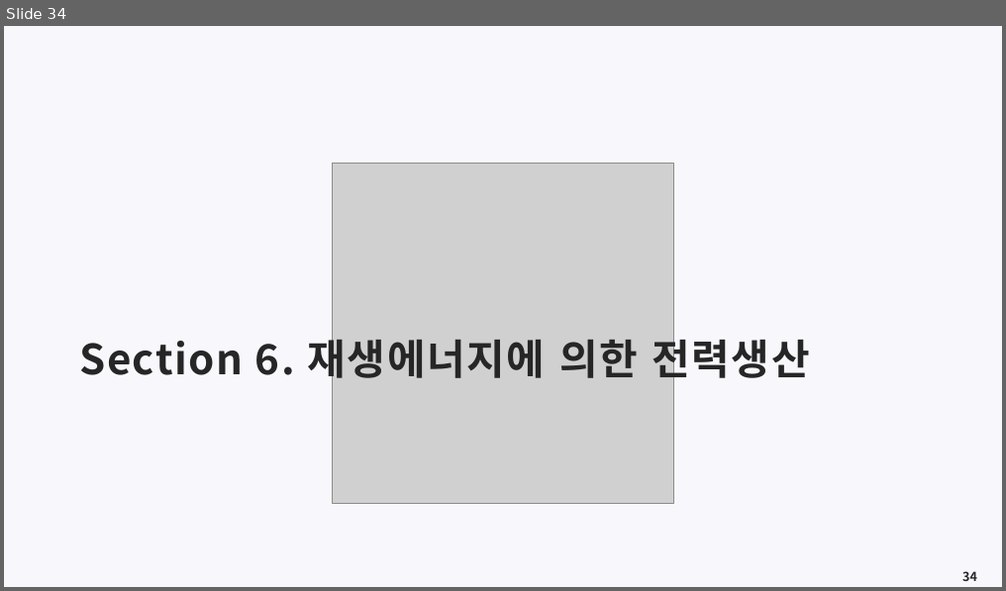
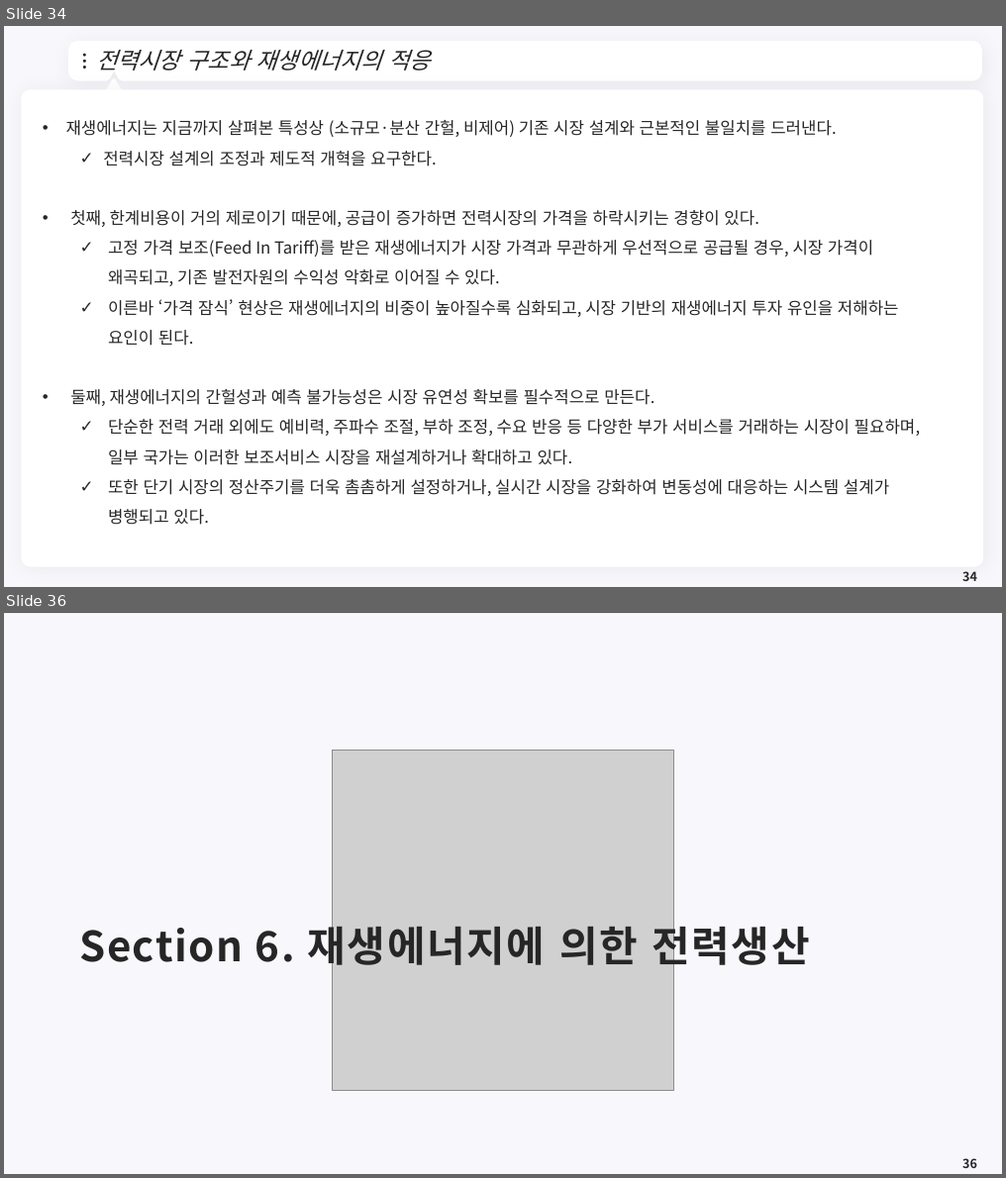
Before and after one commit to meandthey/Teaching, a slide deck: 에너지경제학/자원에너지경제학_Chapter_6 (재생에너지).pptx. Shown one above the other, each under a label of ours: slide 34 before the commit, slides 34 and 36 after it; the slides between them are not shown. The pictures are 1006x591 and 1006x1178 pixels, drawn with LibreOffice and Linux fonts; fonts in the diff are those of the drawing; grey boxes stand for pictures; background and template pictures are left out. Boxes give left, top, right and bottom in pixels: in the first picture for what was removed or moved away, otherwise in the second. Text is boxed around its words. In the diff, an @@ line names an element or a change of style, - is before the commit and + after.

```diff
--- a/에너지경제학/자원에너지경제학_Chapter_6 (재생에너지).pptx
+++ b/에너지경제학/자원에너지경제학_Chapter_6 (재생에너지).pptx
@@ slide 34 added at (x1=4, y1=26, x2=1002, y2=587), background #F8F7FC @@
@@ freeform shape added at (x1=72, y1=45, x2=979, y2=77), fill #FFFFFF, outline #FFFFFF 7.25 pt @@
@@ ellipse added at (x1=83, y1=54, x2=86, y2=57), fill #262626 @@
@@ title added at (x1=96, y1=50, x2=430, y2=71), 22 pt, text #262626, italic @@
+전력시장 구조와 재생에너지의 적응
@@ ellipse added at (x1=83, y1=60, x2=86, y2=63), fill #262626 @@
@@ ellipse added at (x1=83, y1=66, x2=86, y2=69), fill #262626 @@
@@ triangle added at (x1=105, y1=80, x2=122, y2=95), fill #FFFFFF, outline #FFFFFF 3.75 pt @@
@@ freeform shape added at (x1=958, y1=56, x2=967, y2=68), fill #FFFFFF @@
@@ rounded rectangle added at (x1=21, y1=89, x2=984, y2=568), fill #FFFFFF @@
@@ text added at (x1=66, y1=120, x2=921, y2=525), 16 pt, text #262626 @@
+• 재생에너지는 지금까지 살펴본 특성상 (소규모·분산 간헐, 비제어) 기존 시장 설계와 근본적인 불일치를 드러낸다.
+  ✓ 전력시장 설계의 조정과 제도적 개혁을 요구한다.
+• 첫째, 한계비용이 거의 제로이기 때문에, 공급이 증가하면 전력시장의 가격을 하락시키는 경향이 있다.
+  ✓ 고정 가격 보조(Feed In Tariff)를 받은 재생에너지가 시장 가격과 무관하게 우선적으로 공급될 경우, 시장 가격이 왜곡되고, 기존 발전자원의 수익성 악화로 이어질 수 있다.
+  ✓ 이른바 ‘가격 잠식’ 현상은 재생에너지의 비중이 높아질수록 심화되고, 시장 기반의 재생에너지 투자 유인을 저해하는 요인이 된다.
+• 둘째, 재생에너지의 간헐성과 예측 불가능성은 시장 유연성 확보를 필수적으로 만든다.
+  ✓ 단순한 전력 거래 외에도 예비력, 주파수 조절, 부하 조정, 수요 반응 등 다양한 부가 서비스를 거래하는 시장이 필요하며, 일부 국가는 이러한 보조서비스 시장을 재설계하거나 확대하고 있다.
+  ✓ 또한 단기 시장의 정산주기를 더욱 촘촘하게 설정하거나, 실시간 시장을 강화하여 변동성에 대응하는 시스템 설계가 병행되고 있다.
@@ page number added at (x1=962, y1=571, x2=977, y2=581), 12 pt, text #262626, bold @@
+34
@@ what was slide 34 is now slide 36 @@
@@ page number at (x1=962, y1=1158, x2=977, y2=1168): text changed @@
-34
+36
```
Also in this commit, not shown: 8 other slides added, 2 other files.
